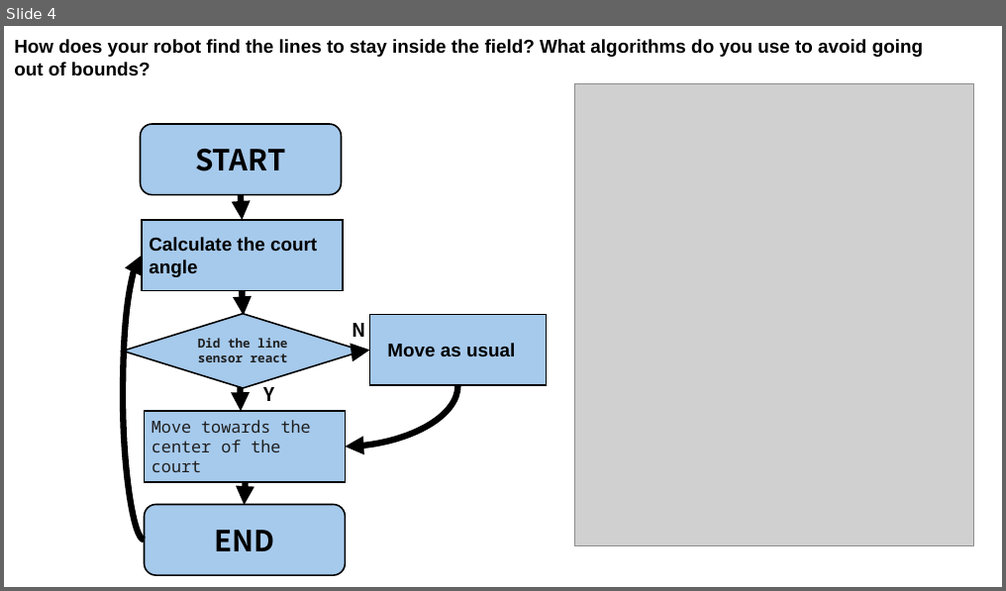
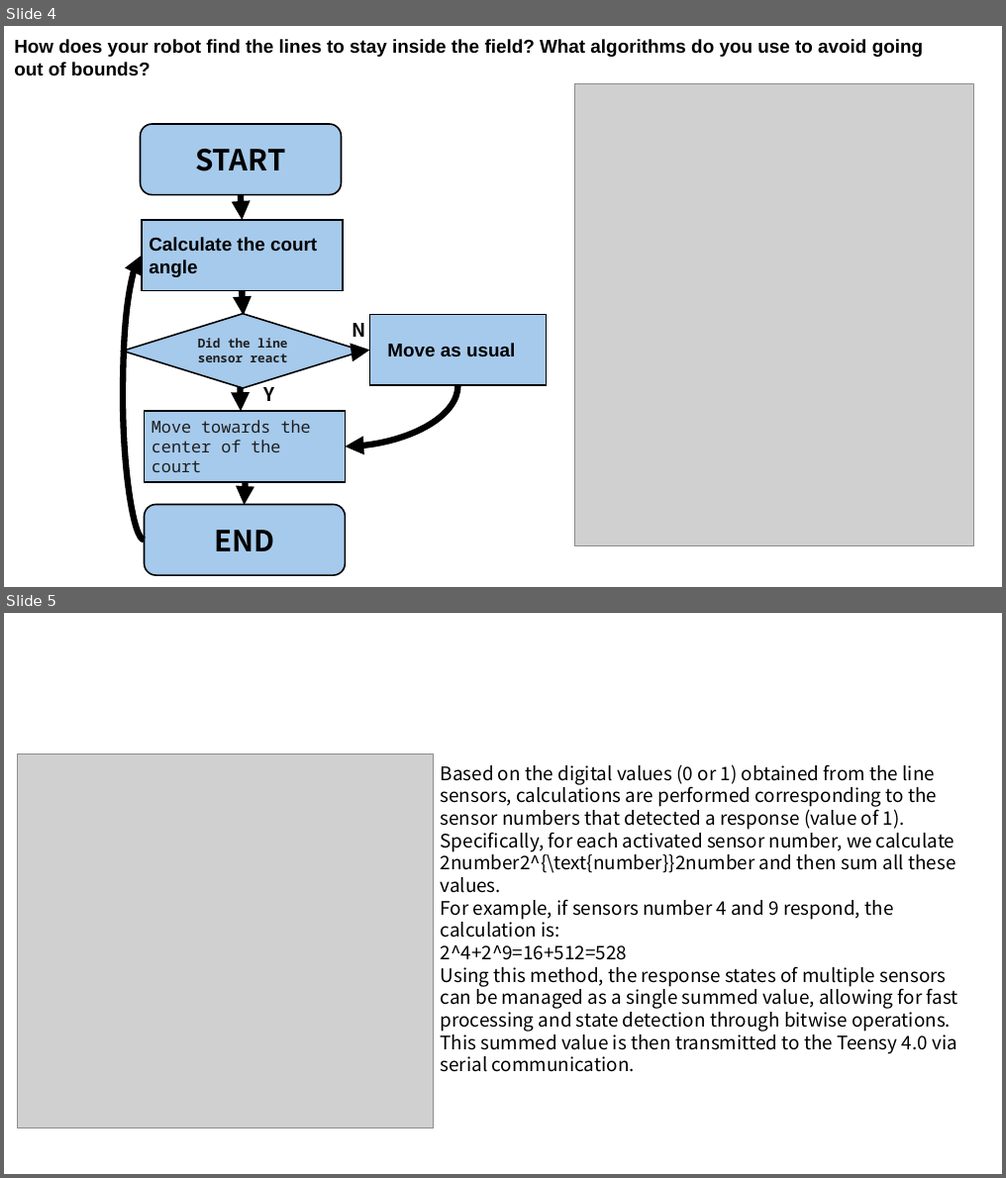
Before and after one commit to MUNAKATA-EPC/Aegis_2025, a slide deck: 2025/Salvador/TDP/About Software/flowchart.pptx. Shown one above the other, each under a label of ours: slide 4 before the commit, slides 4 and 5 after it. The pictures are 1006x591 and 1006x1178 pixels, drawn with LibreOffice and Linux fonts; fonts in the diff are those of the drawing; grey boxes stand for pictures. Boxes give left, top, right and bottom in pixels: in the first picture for what was removed or moved away, otherwise in the second. Text is boxed around its words. In the diff, an @@ line names an element or a change of style, - is before the commit and + after.

```diff
--- a/2025/Salvador/TDP/About Software/flowchart.pptx
+++ b/2025/Salvador/TDP/About Software/flowchart.pptx
@@ slide 5 added at (4,613,1002,1174), background #FFFFFF @@
@@ picture added at (18,755,433,1129) @@
@@ text added at (441,764,958,1072), 18 pt, text #000000 @@
+Based on the digital values (0 or 1) obtained from the line sensors, calculations are performed corresponding to the sensor numbers that detected a response (value of 1). Specifically, for each activated sensor number, we calculate 2number2^{\text{number}}2number and then sum all these values.
+For example, if sensors number 4 and 9 respond, the calculation is:
+2^4+2^9=16+512=528
+Using this method, the response states of multiple sensors can be managed as a single summed value, allowing for fast processing and state detection through bitwise operations. This summed value is then transmitted to the Teensy 4.0 via serial communication.
```
Also in this commit, not shown: 1 other slide added.
